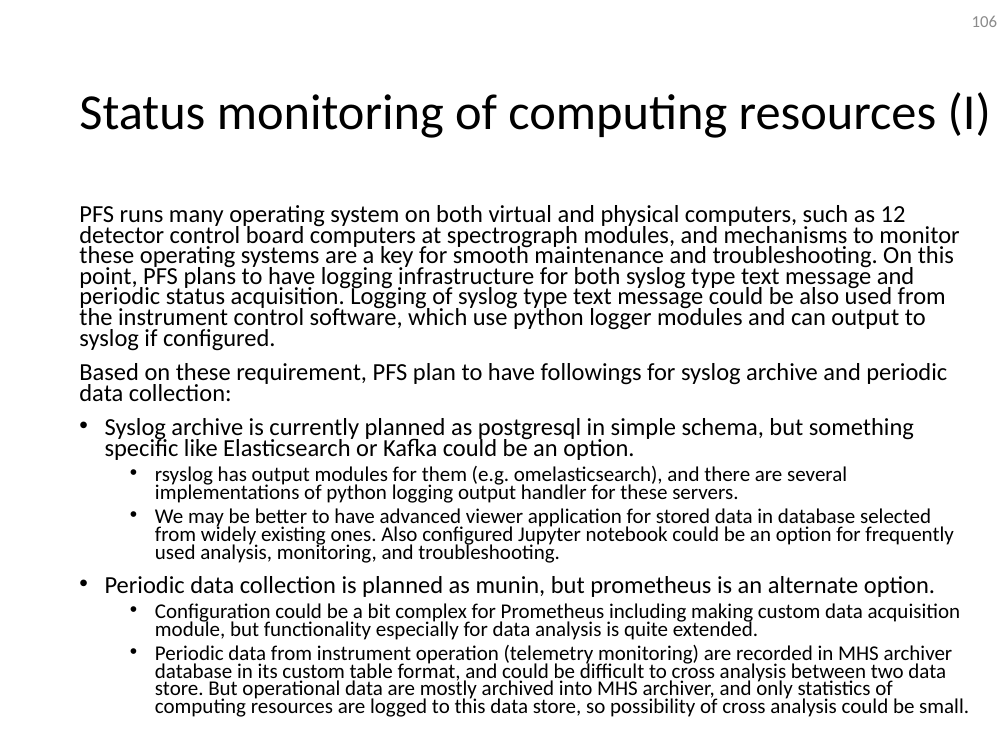
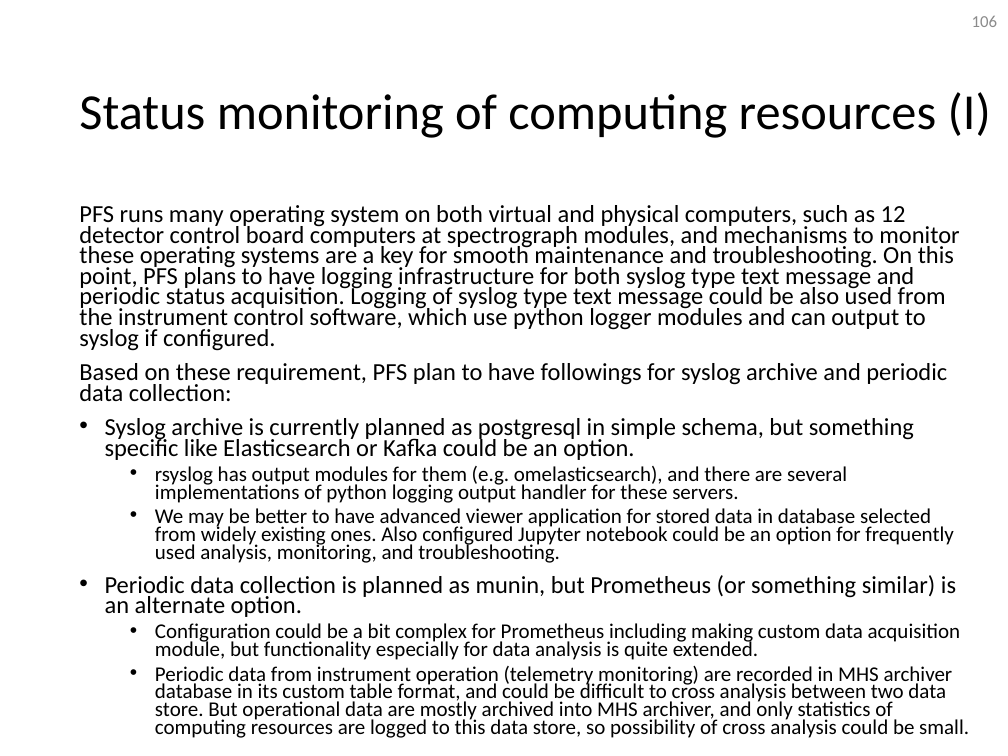
Before and after one commit to Subaru-PFS/ics_doc, a slide deck: slide 106 of SSN-00029.pptx. Drawn at 1008x756 pixels with LibreOffice and Linux fonts; fonts in the diff are those of the drawing. Boxes give left, top, right and bottom in pixels: in the first picture for what was removed or moved away, otherwise in the second. Text is boxed around its words. In the diff, an @@ line names an element or a change of style, - is before the commit and + after.

```diff
--- a/SSN-00029.pptx
+++ b/SSN-00029.pptx
@@ text at (105, 575, 956, 617): text changed @@
-• Periodic data collection is planned as munin, but prometheus is an alternate option.
+• Periodic data collection is planned as munin, but Prometheus (or something similar) is an alternate option.
```
Also in this commit, not shown: 10 other slides changed.
